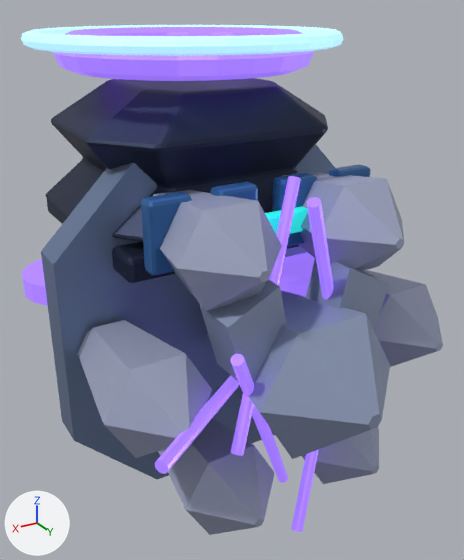
The Blender file assets/models/source/buildings/factions/lumen_power.blend, before and after one commit.
One viewpoint serves both versions: a 50 mm camera at (1.55, 3.03, 1.49) aimed at (-0.03, 0.4, 0.18). The lights are fixed; the arrows at lower left show +X, +Y and +Z. The first picture is the older version.

The first picture shows 'Bipolar flux reactor · split-waist housing', 'Central phase core', 'Faceted gravitic foot', 'Floating central armor slab', 'Flux stabilizer 0', 'Flux stabilizer 1', 'Flux stabilizer 2', 'Flux stabilizer 3', 'Flux stabilizer 4', 'Flux stabilizer 5', 'Geometric levitation plinth', 'Phase-locking outer band', 'Primary flux containment ring', 'Reactor ceramic heat shield', 'Reactor ceramic heat shield.001' and 12 more.
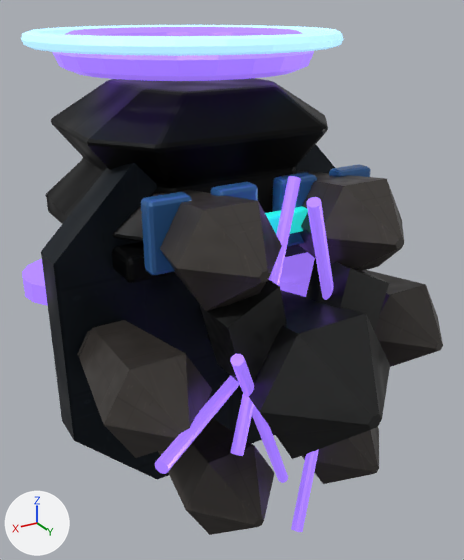
Changed parts and their boxes (x1, y1, x2, y2) in the pictures (464 x 560 px):
'Bipolar flux reactor · split-waist housing', surface changed (dark blue to black)
    both: (45, 78, 328, 242)
'Geometric levitation plinth', surface changed (blue to black)
    both: (41, 144, 335, 480)
'Central phase core', surface changed (greyish blue to black)
    both: (206, 290, 390, 459)
'Flux stabilizer 0', surface changed (greyish blue to black)
    both: (79, 320, 212, 458)
'Flux stabilizer 1', surface changed (greyish blue to black)
    both: (153, 190, 282, 311)
'Flux stabilizer 5', surface changed (greyish blue to black)
    both: (158, 418, 274, 535)
'Flux stabilizer 2', surface changed (greyish blue to black)
    both: (283, 171, 404, 271)
'Reactor ceramic heat shield.001', surface changed (greyish blue to black)
    both: (200, 279, 287, 383)
'Flux stabilizer 3', surface changed (greyish blue to black)
    both: (363, 270, 443, 367)
'Reactor ceramic heat shield', surface changed (greyish blue to black)
    both: (306, 256, 389, 332)
'Flux stabilizer 4', surface changed (greyish blue to black)
    both: (302, 427, 379, 484)
'Floating central armor slab', surface changed
    both: (47, 198, 300, 283)
'Faceted gravitic foot', surface changed
    both: (77, 330, 91, 357)

Patch to the scene script:
```diff
--- a/assets/models/source/buildings/factions/lumen_power.blend.py
+++ b/assets/models/source/buildings/factions/lumen_power.blend.py
@@ mat_lumen___steel_001 @@
 mat_lumen___steel_001 = bpy.data.materials.new('Lumen / steel.001')
-# nodes: BsdfPrincipled, OutputMaterial
-# colours: blue #7c8eaf
+# nodes: BsdfPrincipled, NormalMap, OutputMaterial, TexImage x3
+# uses the picture img_factions_lumen_steel_steel_albedo_png
+# uses the picture img_steel_normal_png
+# uses the picture img_steel_roughness_png
@@ mat_lumen___light_001 @@
 mat_lumen___light_001 = bpy.data.materials.new('Lumen / light.001')
-# nodes: BsdfPrincipled, OutputMaterial
-# colours: greyish blue #a6adc8
+# nodes: BsdfPrincipled, NormalMap, OutputMaterial, TexImage x3
+# uses the picture img_ceramic_normal_png
+# uses the picture img_ceramic_roughness_png
+# uses the picture img_factions_lumen_armor_light_ceramic_albedo_png
@@ mat_lumen___dark_001 @@
 mat_lumen___dark_001 = bpy.data.materials.new('Lumen / dark.001')
-# nodes: BsdfPrincipled, OutputMaterial
-# colours: dark blue #2c354d
+# nodes: BsdfPrincipled, NormalMap, OutputMaterial, TexImage x3
+# uses the picture img_factions_lumen_dark_graphite_albedo_png
+# uses the picture img_graphite_normal_png
+# uses the picture img_graphite_roughness_png
@@ mat_lumen___ceramic_001 @@
 mat_lumen___ceramic_001 = bpy.data.materials.new('Lumen / ceramic.001')
-# nodes: BsdfPrincipled, OutputMaterial
-# colours: greyish blue #95a2bf
+# nodes: BsdfPrincipled, NormalMap, OutputMaterial, TexImage x3
+# uses the picture img_ceramic_normal_png
+# uses the picture img_ceramic_roughness_png
+# uses the picture img_factions_lumen_armor_ceramic_albedo_png
```
